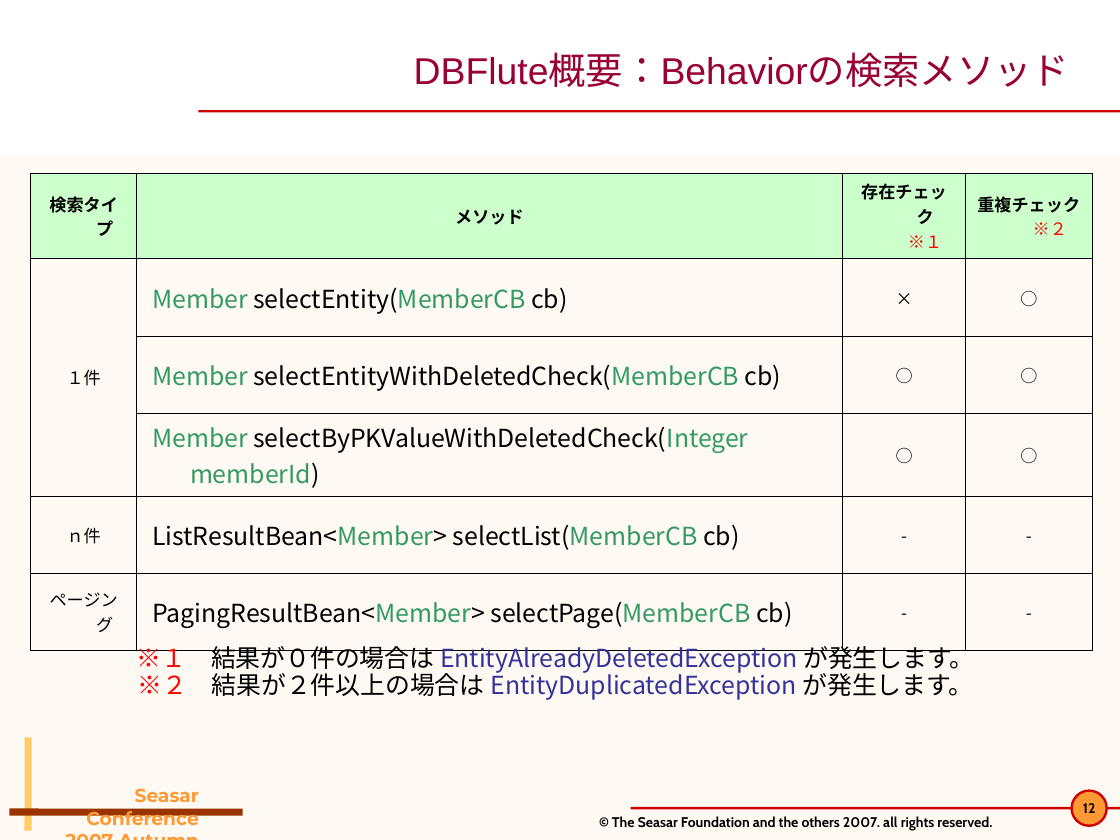
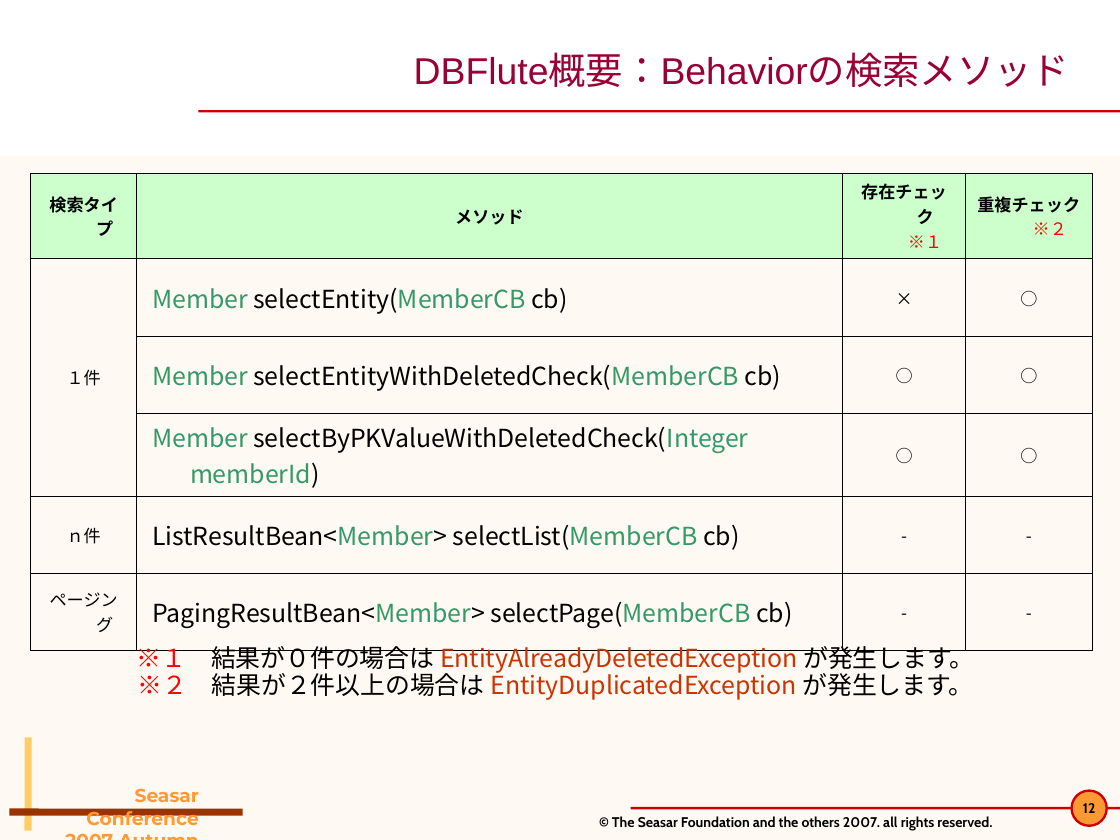
Before and after one commit to seasarorg/dbflute, a slide deck: slide 12 of dbflute/etc/doc/pres/sc2007a_2-DBFlute.ppt. Drawn at 1120x840 pixels with LibreOffice and Linux fonts; fonts in the diff are those of the drawing; background and template pictures are left out. Boxes give left, top, right and bottom in pixels: in the first picture for what was removed or moved away, otherwise in the second. Text is boxed around its words. In the diff, an @@ line names an element or a change of style, - is before the commit and + after.

```diff
--- a/dbflute/etc/doc/pres/sc2007a_2-DBFlute.ppt
+++ b/dbflute/etc/doc/pres/sc2007a_2-DBFlute.ppt
@@ text "※１ 結果が０件の場合は EntityAlreadyDeletedException が発生します。" at (137, 642, 974, 700): text colour #333399 to #CC3300 in "EntityAlreadyDeletedException", "EntityDuplicatedException" @@
```
Also in this commit, not shown: 2 other slides changed.
